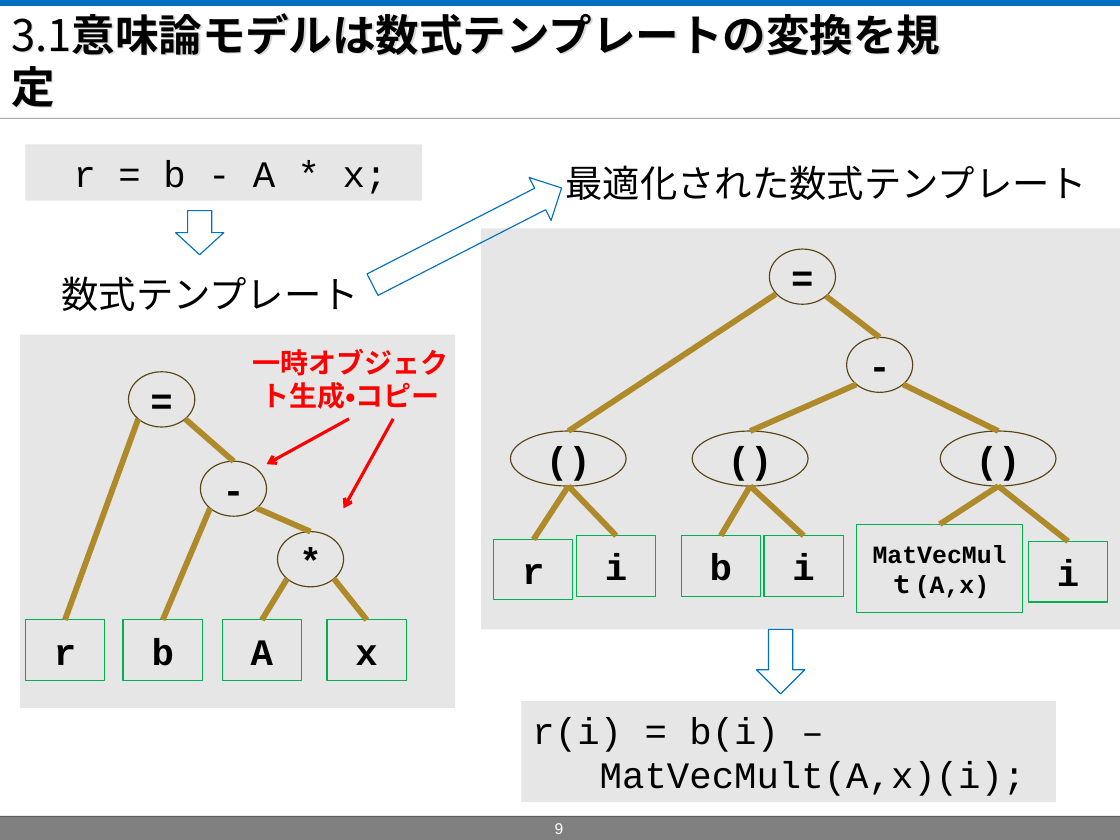
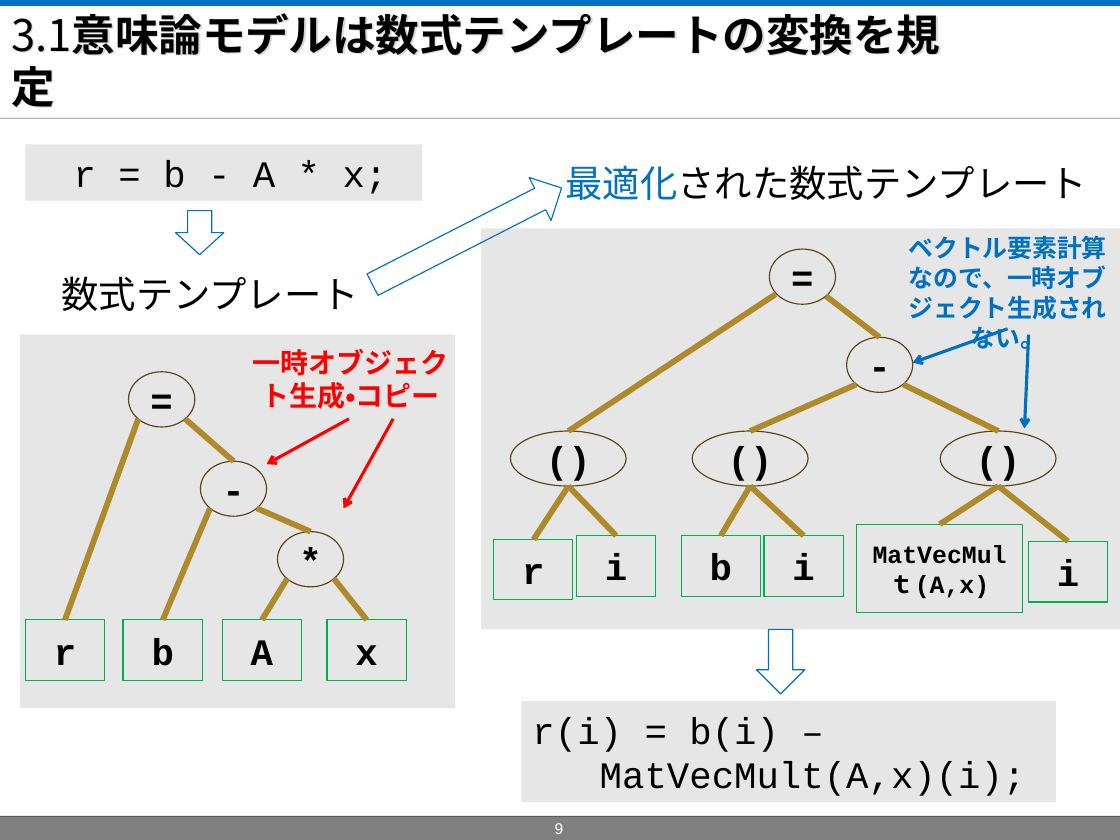
Before and after one commit to masa-ito/ProtoToPoisson, a slide deck: slide 9 of doc/第57回プログラミング・シンポジウム/presentationAtJaxaOn10Dec2015/ProtoFVM_PresentationAtJaxaOn10Dec2015.ppt. Drawn at 1120x840 pixels with LibreOffice and Linux fonts; fonts in the diff are those of the drawing; background and template pictures are left out. Boxes give left, top, right and bottom in pixels: in the first picture for what was removed or moved away, otherwise in the second. Text is boxed around its words. In the diff, an @@ line names an element or a change of style, - is before the commit and + after.

```diff
--- a/doc/第57回プログラミング・シンポジウム/presentationAtJaxaOn10Dec2015/ProtoFVM_PresentationAtJaxaOn10Dec2015.ppt
+++ b/doc/第57回プログラミング・シンポジウム/presentationAtJaxaOn10Dec2015/ProtoFVM_PresentationAtJaxaOn10Dec2015.ppt
@@ text "最適化された数式テンプレート" at <box>566,165,1088,200</box>: text colour #000000 to #0070C0 in "最適化された数式テンプレート" @@
@@ text added at <box>908,235,1106,353</box>, 16 pt, text #0070C0, bold @@
+ベクトル要素計算なので、一時オブジェクト生成されない。
@@ arrow added from (1008, 329) to (913, 363), #0070C0 2.01 pt @@
@@ arrow added from (1028, 335) to (1025, 429), #0070C0 2.01 pt @@
```
Also in this commit, not shown: 4 other slides changed.
